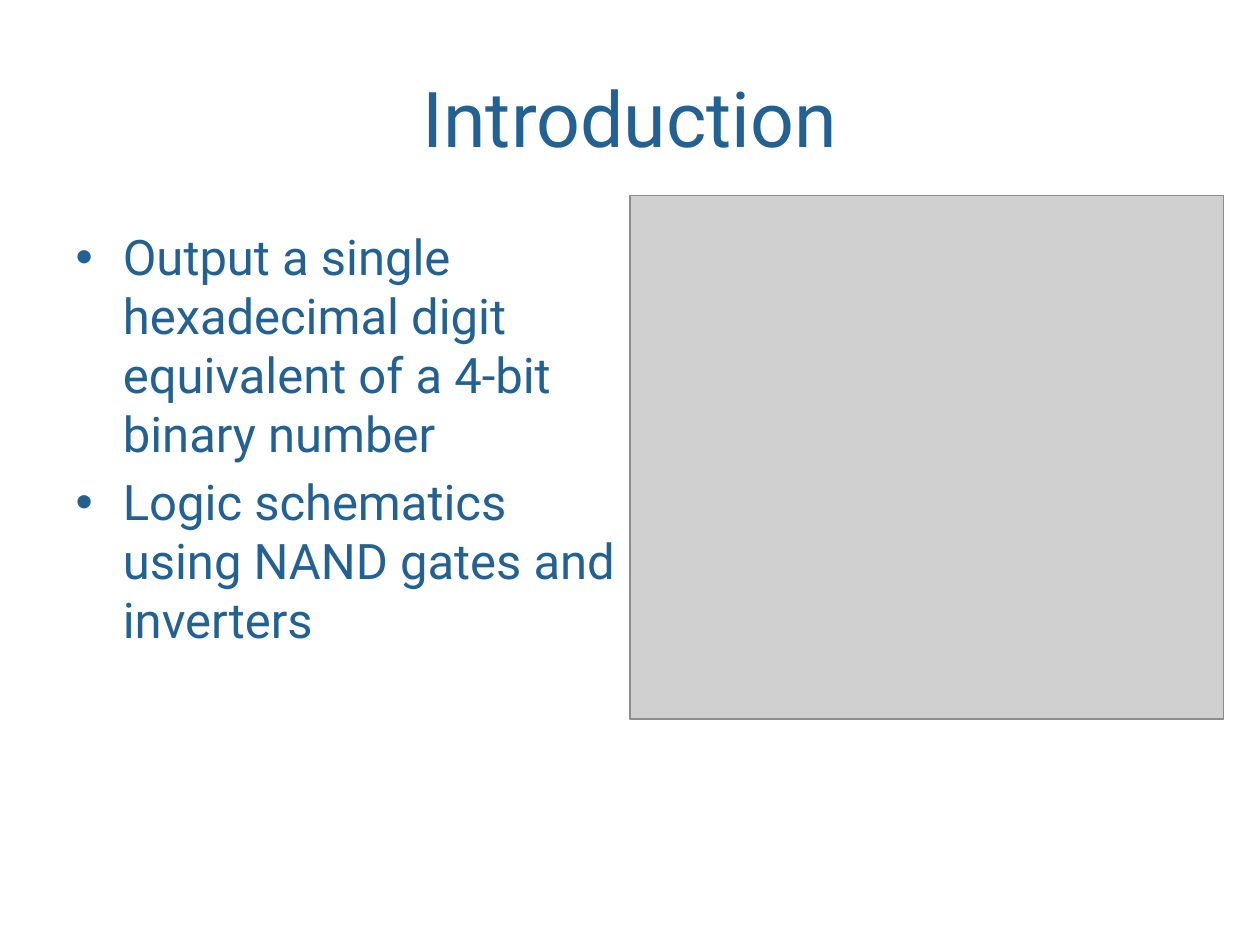
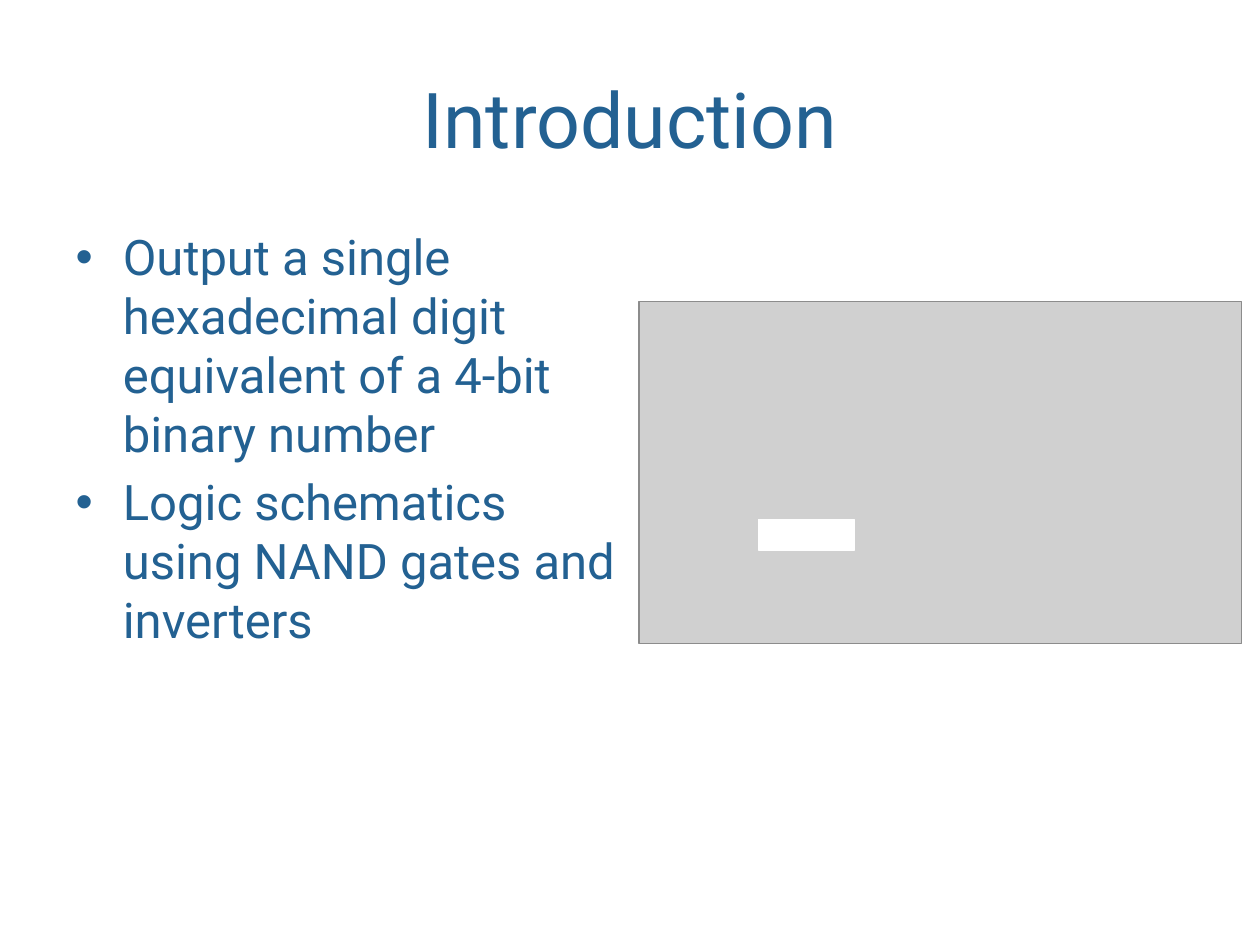
Before and after one commit to raikaDial/EE648, a slide deck: slide 3 of VLSI presentation Gossel Dial Krehlik.pptx. Drawn at 1260x945 pixels with LibreOffice and Linux fonts; fonts in the diff are those of the drawing; grey boxes stand for pictures; background and template pictures are left out. Boxes give left, top, right and bottom in pixels: in the first picture for what was removed or moved away, otherwise in the second. Text is boxed around its words. In the diff, an @@ line names an element or a change of style, - is before the commit and + after.

```diff
--- a/VLSI presentation Gossel Dial Krehlik.pptx
+++ b/VLSI presentation Gossel Dial Krehlik.pptx
@@ picture: place and size @@
-picture at box(630, 195, 1223, 719)
+picture at box(639, 301, 1241, 644)
@@ rectangle added at box(759, 519, 854, 549), fill #FFFFFF, outline #FFFFFF 0.75 pt @@
```
Also in this commit, not shown: 1 other slide changed.
